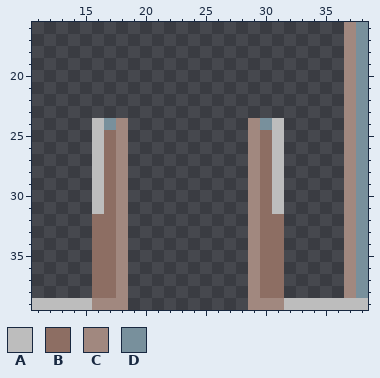
A pixel-art file gets an edit: gui/agent-office/assets/sprites/tiles.aseprite. Above: the version before the commit.
160x80 pixels, 1 frame. Shown: x 11..38, y 16..39.
Palette (. is transparent): A #bdbdbd  B #8d6e63  C #a1887f  D #78909c
Pixels before, first column x 11:
16 ..........................CD
17 ..........................CD
18 ..........................CD
19 ..........................CD
20 ..........................CD
21 ..........................CD
22 ..........................CD
23 ..........................CD
24 .....ADC..........CDA.....CD
25 .....ABC..........CBA.....CD
26 .....ABC..........CBA.....CD
27 .....ABC..........CBA.....CD
28 .....ABC..........CBA.....CD
29 .....ABC..........CBA.....CD
30 .....ABC..........CBA.....CD
31 .....ABC..........CBA.....CD
32 .....BBC..........CBB.....CD
33 .....BBC..........CBB.....CD
34 .....BBC..........CBB.....CD
35 .....BBC..........CBB.....CD
36 .....BBC..........CBB.....CD
37 .....BBC..........CBB.....CD
38 .....BBC..........CBB.....CD
39 AAAAACCC..........CCCAAAAAAA
The result:
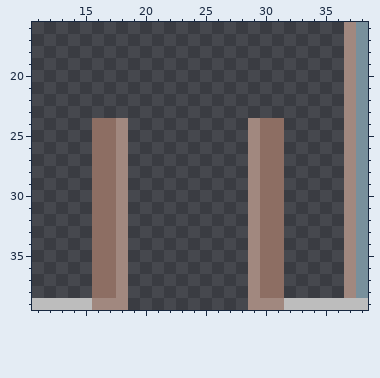
Log entry: feat: add animations for standing and walking states in agent
What changed:
y 24: x 16..17 AD -> BB; x 30..31 DA -> BB
y 25..31: x 16 A -> B; x 31 A -> B
Where, in picture pixels (left, top, right, bottom), the same in both pictures:
changed: (92, 118, 116, 214)
changed: (260, 118, 284, 214)
